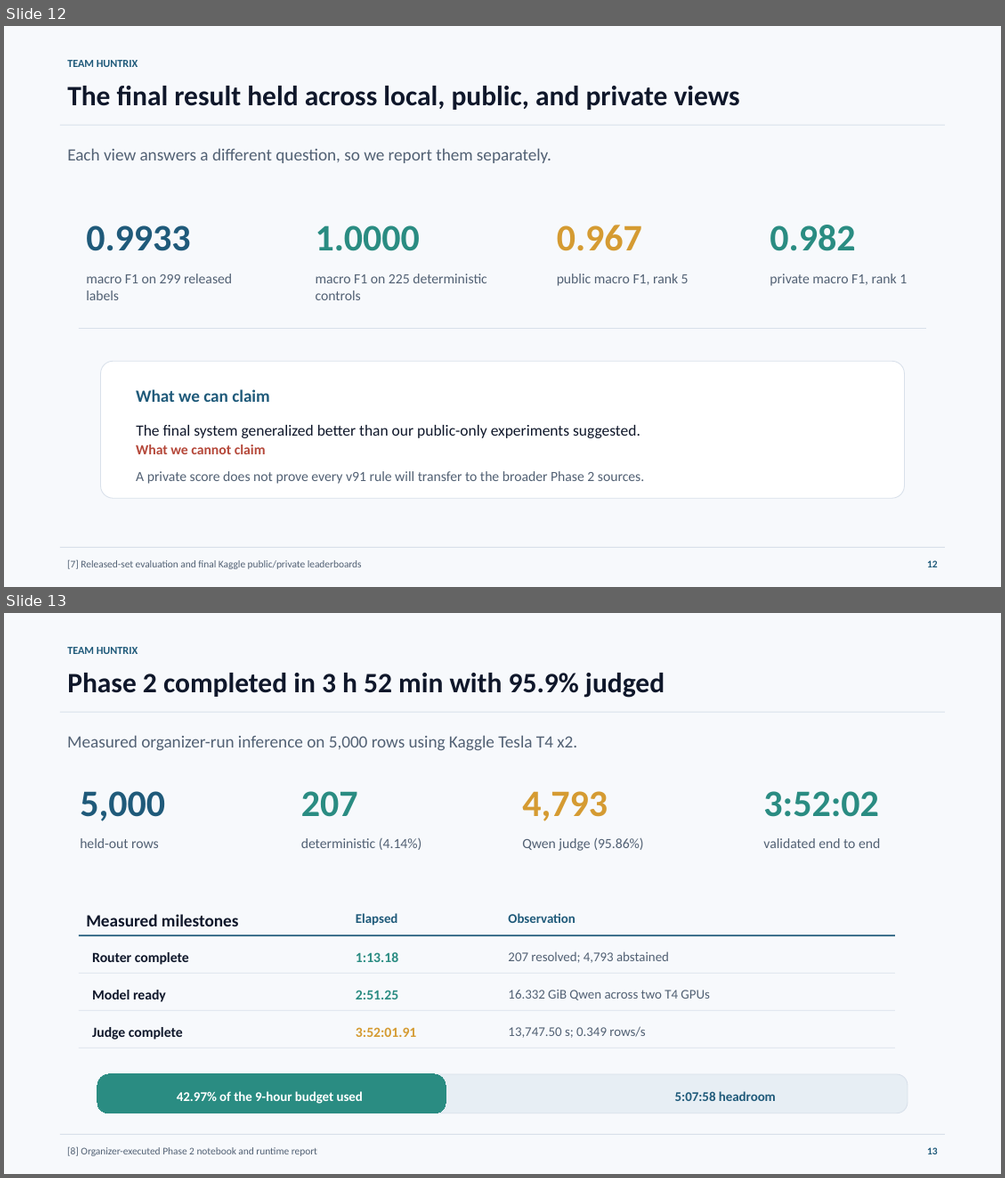
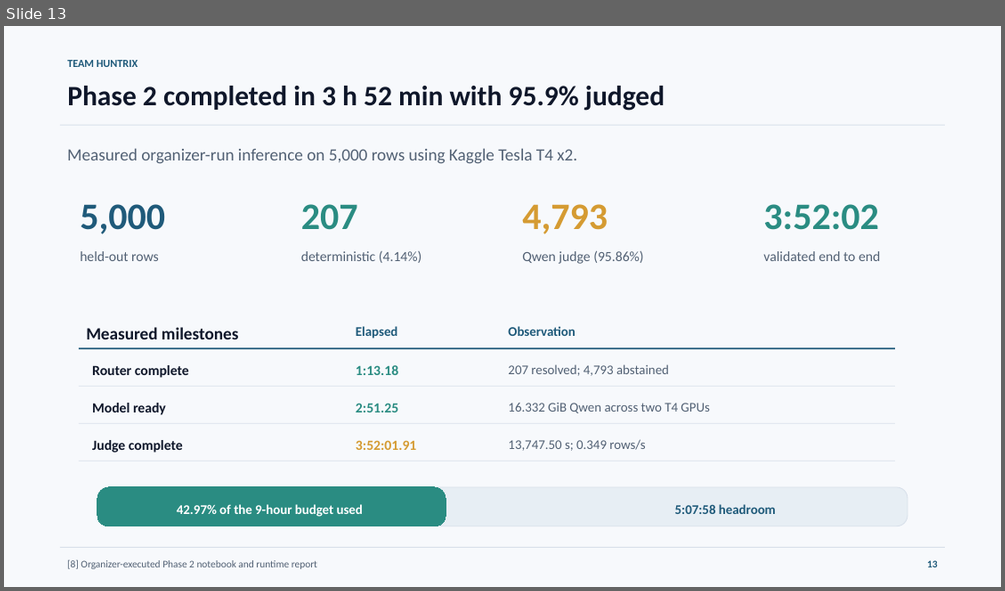
Before and after one commit to Seyamalam/bengali-hallucination-v91-submission, a slide deck: presentation/Huntrix_Final_Presentation.pptx. Shown one above the other, each under a label of ours: slides 12 and 13 before the commit, slide 13 after it. The pictures are 1005x1178 and 1005x591 pixels, drawn with LibreOffice and Linux fonts; fonts in the diff are those of the drawing. Boxes give left, top, right and bottom in pixels: in the first picture for what was removed or moved away, otherwise in the second. Text is boxed around its words. In the diff, an @@ line names an element or a change of style, - is before the commit and + after.

```diff
--- a/presentation/Huntrix_Final_Presentation.pptx
+++ b/presentation/Huntrix_Final_Presentation.pptx
@@ slide 12 removed at <box>4,26,1001,587</box>, background #F7F9FC @@
@@ text removed at <box>67,60,138,67</box> @@
-TEAM HUNTRIX
@@ text removed at <box>67,86,740,110</box> @@
-The final result held across local, public, and private views
@@ line removed from (60, 125) to (945, 125) @@
@@ text removed at <box>67,148,551,163</box> @@
-Each view answers a different question, so we report them separately.
@@ text removed at <box>86,225,190,251</box> @@
-0.9933
@@ text removed at <box>316,225,420,251</box> @@
-1.0000
@@ text removed at <box>557,224,642,251</box> @@
-0.967
@@ text removed at <box>769,224,855,251</box> @@
-0.982
@@ text removed at <box>86,273,232,300</box> @@
-macro F1 on 299 released labels
@@ text removed at <box>316,273,487,300</box> @@
-macro F1 on 225 deterministic controls
@@ text removed at <box>557,273,688,286</box> @@
-public macro F1, rank 5
@@ text removed at <box>769,273,906,286</box> @@
-private macro F1, rank 1
@@ line removed from (79, 328) to (926, 328) @@
@@ rounded rectangle removed at <box>100,361,905,498</box> @@
@@ text removed at <box>136,389,270,402</box> @@
-What we can claim
@@ text removed at <box>136,425,640,438</box> @@
-The final system generalized better than our public-only experiments suggested.
@@ text removed at <box>136,444,266,454</box> @@
-What we cannot claim
@@ text removed at <box>136,471,644,483</box> @@
-A private score does not prove every v91 rule will transfer to the broader Phase 2 sources.
@@ line removed from (60, 548) to (945, 548) @@
@@ text removed at <box>67,559,362,569</box> @@
-[7] Released-set evaluation and final Kaggle public/private leaderboards
@@ text removed at <box>927,560,938,567</box> @@
-12
```
Also in this commit, not shown: 5 slides changed, 3 slides added, 2 other slides removed, 4 other files.
